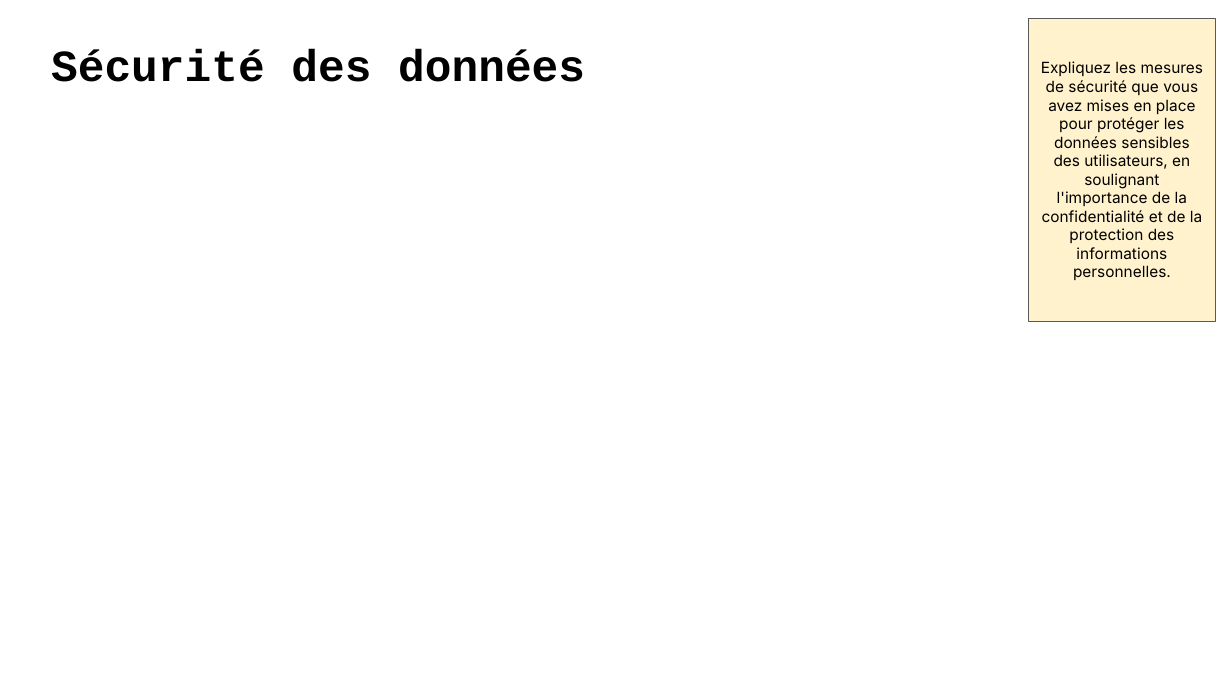
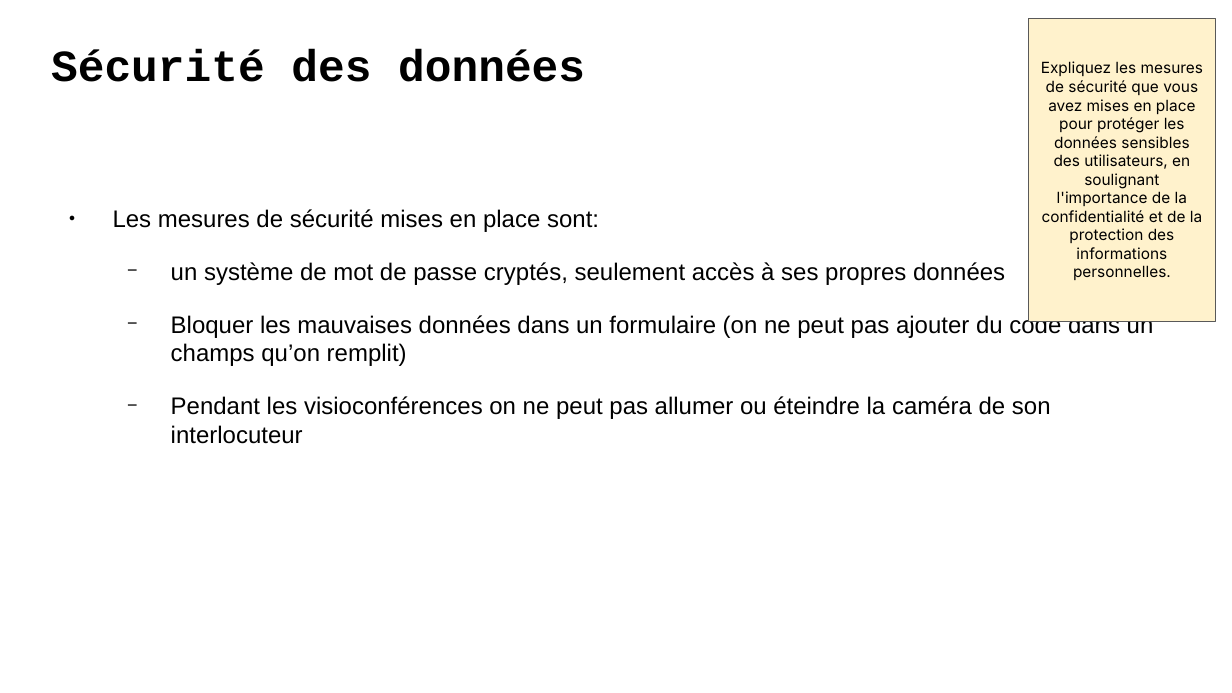
Before and after one commit to LuDetling/Avenirs, a slide deck: slide 7 of Presentation+P9+-+DA+-+Avenirs.odp. Drawn at 1232x693 pixels with LibreOffice and Linux fonts; fonts in the diff are those of the drawing. Boxes give left, top, right and bottom in pixels: in the first picture for what was removed or moved away, otherwise in the second. Text is boxed around its words. In the diff, an @@ line names an element or a change of style, - is before the commit and + after.

```diff
--- a/Presentation+P9+-+DA+-+Avenirs.odp
+++ b/Presentation+P9+-+DA+-+Avenirs.odp
@@ text added at (113,209,1154,444), 14 pt, text #000000 @@
+● Les mesures de sécurité mises en place sont:
+  − un système de mot de passe cryptés, seulement accès à ses propres données
+  − Bloquer les mauvaises données dans un formulaire (on ne peut pas ajouter du code dans un champs qu’on remplit)
+  − Pendant les visioconférences on ne peut pas allumer ou éteindre la caméra de son interlocuteur
```
Also in this commit, not shown: 5 other slides changed, 6 other files.
